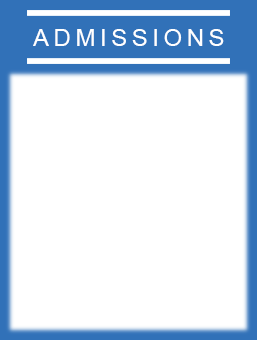
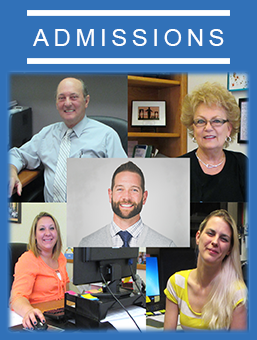
Comparing the layer stacks of the two 257×340 images. Changes:
added layer "Admissions" in group "Mask" over left=7, top=72, right=249, bottom=333
